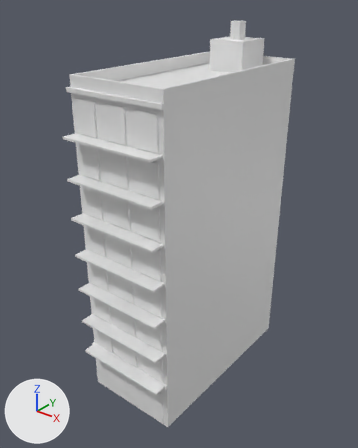
The glTF model modelos/ciudad/edificios/dep_8_a_lejos.glb: old version first, new version second.
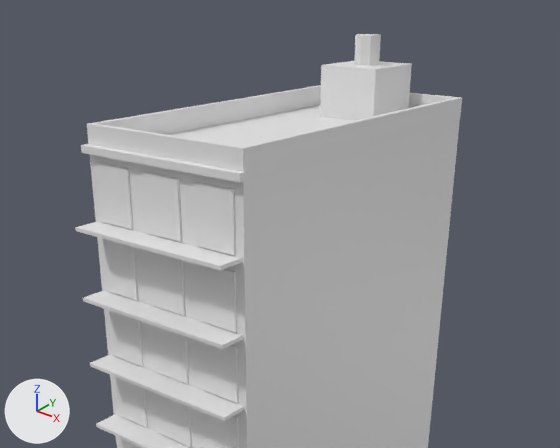
There are two pictures of each version: one whole from a camera (50 mm lens) standing at (22.4, -21.6, 31.5) and looking at (-0.3, 6.8, 13.9), one close up on the part from 5% to 99% of the width and 0% to 60% of the height. Arrows for +X, +Y and +Z are at lower left; the lights stay in place. The last two pictures show the newer version. Vertices at exactly the same position are counted once.

Script lines for the objects in view, before the commit:
```python
me_dep_8_a_lejos = bpy.data.meshes.new('dep_8_a_lejos')
me_dep_8_a_lejos.from_pydata(...)  # 318 vertices, 496 faces; spans x -4.1..4.1, y -1.1..16.0, z 0.0..28.9
ob_dep_8_a_lejos = bpy.data.objects.new('dep_8_a_lejos', me_dep_8_a_lejos)
ob_dep_8_a_lejos.location = (0.0, 0.0, 0.0)
```
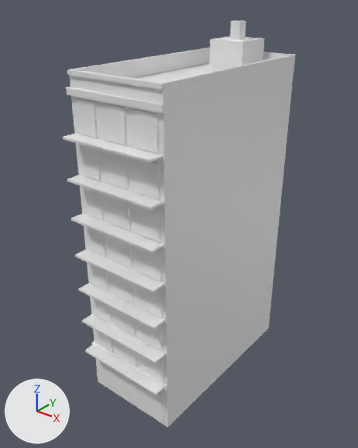
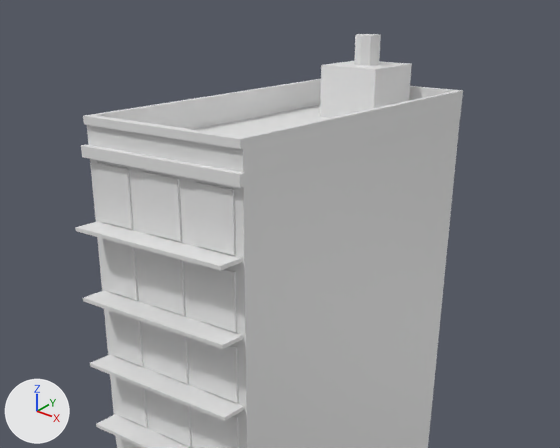
Pixel boxes [x1, y1, x2, y2] of what changed, in the close-ups (560 x 448 px):
```json
{"object": "dep_8_a_lejos", "change": "reshaped", "before": [76, 34, 462, 448], "after": [76, 34, 463, 448]}
{"part": 1, "of": "me_dep_8_a_lejos", "change": "built on", "before": [81, 145, 246, 183], "after": [81, 79, 463, 188]}
```

Scene script edits in JSON lines:
```json
{"block": "me_dep_8_a_lejos", "where": "# used by ob_dep_8_a_lejos; location = (0.0, 0.0, 0.0)"}
{"op": "remove", "block": "me_dep_8_a_lejos", "code": "me_dep_8_a_lejos.from_pydata(...)  # 318 vertices, 496 faces; spans x -4.1..4.1, y -1.1..16.0, z 0.0..28.9"}
{"op": "add", "block": "me_dep_8_a_lejos", "code": "me_dep_8_a_lejos.from_pydata(...)  # 332 vertices, 544 faces; spans x -4.1..4.1, y -1.1..16.0, z 0.0..28.9"}
{"block": "me_dep_8_a_lejos", "change": "me_dep_8_a_lejos part 1"}
{"block": "me_dep_8_a_lejos", "change": "4 vertices in x -4.1..4.1, y -0.3..0.0, z 25.1 move by (0.0, 0.0, -0.1)"}
{"block": "me_dep_8_a_lejos", "change": "14 vertices are added at x -4.0..4.0, y -0.1..16.0, z 26.2..26.5"}
{"block": "me_dep_8_a_lejos", "change": "48 new faces join them"}
{"block": "me_dep_8_a_lejos", "change": "other edits to the shape of me_dep_8_a_lejos do not show in these pictures"}
```
